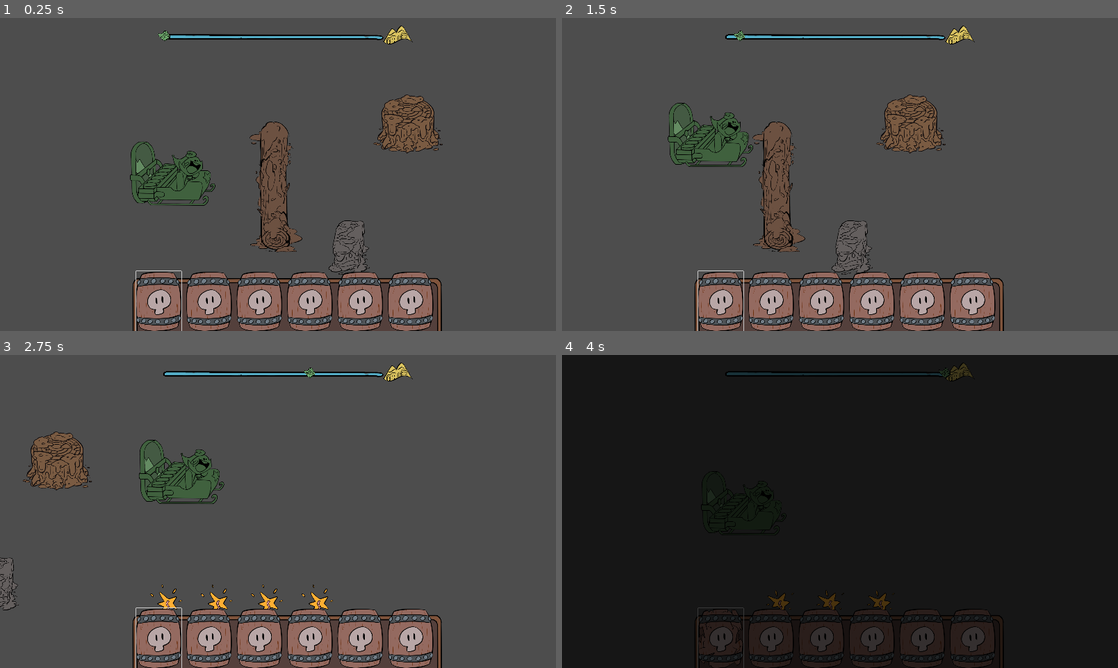
Above: before the commit, frames 1-4 (two rows, left to right).
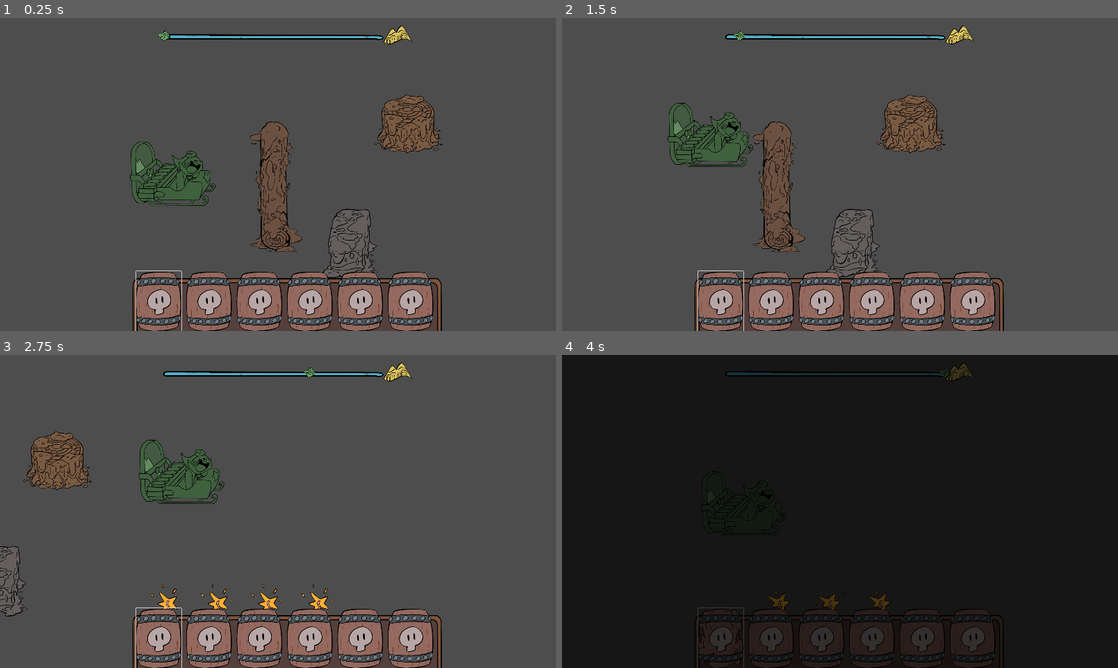
Above: after the commit, the same moments.

Repository: hsandt/ld53
Game: Godot game, scene res://scenes/test/test_level.tscn
The game is run twice, just before and just after one commit, with the same random seed, the same clock (stepped at 60 frames per second) and the same inputs. This scene is started directly instead of the project's main scene.
Inputs (mouse positions are in pixels of both pictures, inside the frame that each line leads up to):
- Up to frame 1 (0.25 s): no input
- Up to frame 2 (1.5 s): tap Enter (ui_accept) at 0.5, 0.77 s; move the mouse to (812, 237) at 0.52 s; hold Up (ui_up) 0.53-1.25 s; hold M (app_next_resolution) 0.53-1.25 s; click (812, 237) at 0.67 s; drag from (1006, 221) to (928, 124) at 1.27 s
- Up to frame 3 (2.75 s): move the mouse to (111, 464) at 2.02 s; hold Left (ui_left) from 2.03 s (still down); hold M (app_next_resolution) from 2.03 s (still down)
- Up to frame 4 (4 s): release Left (ui_left) at 2.75 s; release M (app_next_resolution) at 2.75 s; drag from (867, 511) to (673, 464) at 2.77 s; move the mouse to (756, 433) at 3.52 s; hold S (down) from 3.53 s (still down); hold M (app_next_resolution) from 3.53 s (still down); tap Enter (ui_accept) at 3.77 s

The runs differ from the first frame. In frame 1, 0.5% of the frame differs, in the area x 58-68%, y 60-84%; in frame 2, 0.5%, in the area x 47-58%, y 60-83%; in frame 3, 0.3%; in frame 4, nothing differs.

Commit message:
[Obstacle] Scale rock up by 4/3 to fit collider medium (was initially for small)

Diff:
--- a/prefabs/ingame/obstacle_medium.tscn
+++ b/prefabs/ingame/obstacle_medium.tscn
@@ -16,5 +16,6 @@
 
 [node name="Obstacle" parent="." index="1"]
 modulate = Color(0.788235, 0.74902, 0.741176, 1)
-scale = Vector2(0.5, 0.5)
+position = Vector2(4, -11)
+scale = Vector2(0.667, 0.667)
 texture = ExtResource("3_3raw4")
